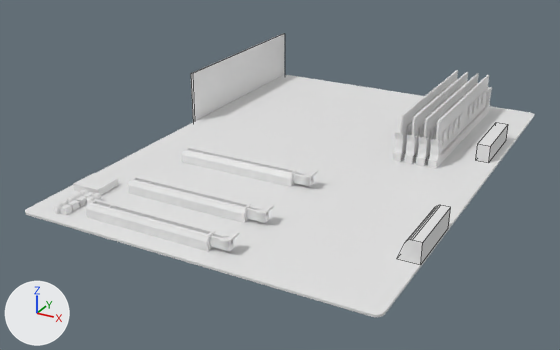
The Blender file computer parts/motherboard ATX Z390 Aorus Pro LGA1151.blend as it was, and as the next commit left it.
The view is the same before and after, from a camera (50 mm lens) standing at (0.359, -0.66, 0.222) and looking at (0.107, -0.2, -0.008). Lighting does not change. The marker at lower left points along +X, +Y and +Z. Mesh edges are drawn as thin lines on the coarser meshes.

The first picture shows 'ATX power 24_pin', 'Corsair Vengeance LPX.002', 'Corsair Vengeance LPX.003', 'Corsair Vengeance LPX.004', 'I/O panel', 'PCB', 'RAM base', 'SATA ports', 'pcie_x16', 'pcie_x8', 'pcie_x8.001', 'soundcard'.
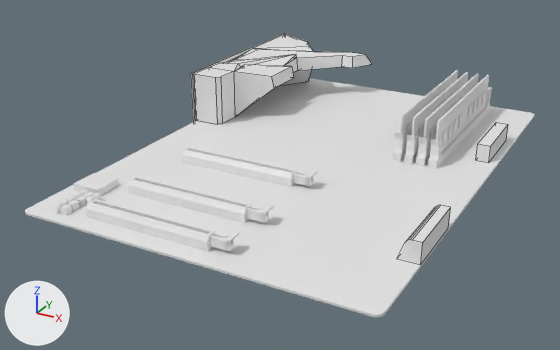
Commit message: Update motherboard ATX Z390 Aorus Pro LGA1151.blend
I/O panel

Changed parts and their boxes (x1, y1, x2, y2) in the pictures (560 x 350 px):
'I/O panel', reshaped (92% wider): before (191, 34, 285, 122); after (191, 34, 372, 124)
part 1 of me_plane_001, added: after (194, 34, 372, 124)
part 2 of me_plane_001, built on: before (191, 34, 285, 122); after (191, 34, 284, 122)

Diff of the bpy script that builds the scene:
```diff
--- a/computer parts/motherboard ATX Z390 Aorus Pro LGA1151.blend.py
+++ b/computer parts/motherboard ATX Z390 Aorus Pro LGA1151.blend.py
@@ mat_dark_metal_1 @@
+mat_dark_metal_1 = bpy.data.materials.new('dark metal 1')
@@ me_plane_001 @@
 # used by ob_i_o_panel; location = (0.0, 0.0, 0.0)
 # verts and faces of me_plane_001; kept vertices keep their numbers, new ones are numbered from 8
 # before: 0 (0.0, -0.157, 0.044) at pixel (190, 73), 1 (0.0, -0.157, 0.0), 2 (0.0, 0.0, 0.0), 3 (0.0, 0.0, 0.044) at pixel (282, 33), 4 (0.002, 0.0, 0.044) at pixel (284, 33)
 # before: 5 (0.002, -0.157, 0.044) at pixel (192, 73), 6 (0.002, -0.157, 0.0), 7 (0.002, 0.0, 0.0)
-me_plane_001.from_pydata(...)  # 8 vertices, 6 faces; spans x 0.0..0.002, y -0.157..0.0, z 0.0..0.044
+me_plane_001.from_pydata(...)  # 63 vertices, 68 faces; spans x 0.0..0.099, y -0.157..0.0, z 0.0..0.044
+# me_plane_001 part 1: a new loose piece of 47 vertices spanning x 0.003..0.099, y -0.157..-0.001, z 0.004..0.044
+# me_plane_001 part 2
+delete_vertices([4, 5])  # with the faces that use them
+verts[8] = (0.001, -0.154, 0.041)  # pixel (194, 76)
+verts[9] = (0.002, -0.154, 0.003)  # pixel (196, 120)
+verts[10] = (0.003, -0.154, 0.041)
+verts[11] = (0.003, -0.154, 0.003)  # pixel (197, 120)
+for new, old in zip([*range(12, 16)], [*range(8, 12)]): verts[new] = verts[old] + (0.0, 0.151, 0.0)
+verts[16] = (0.001, 0.0, 0.044)  # pixel (284, 33)
+verts[17] = (0.001, -0.157, 0.044)  # pixel (192, 73)
+faces += [(8, 10, 14, 12), (12, 14, 15, 13), (9, 13, 15, 11), (8, 9, 11, 10), (10, 11, 15, 14)]  # mat_black_plastic
+faces += [(0, 1, 6, 17), (0, 17, 16, 3), (2, 3, 16, 7), (8, 12, 16, 17), (6, 7, 13, 9), (6, 9, 8, 17)]  # mat_silver_contacts
+faces += [(7, 16, 12, 13)]  # mat_silver_contacts
 me_plane_001.materials.append(mat_black_plastic)
 me_plane_001.materials.append(mat_silver_contacts)
+me_plane_001.materials.append(mat_matt_black_pcb)
+me_plane_001.materials.append(mat_dark_metal_1)
```
